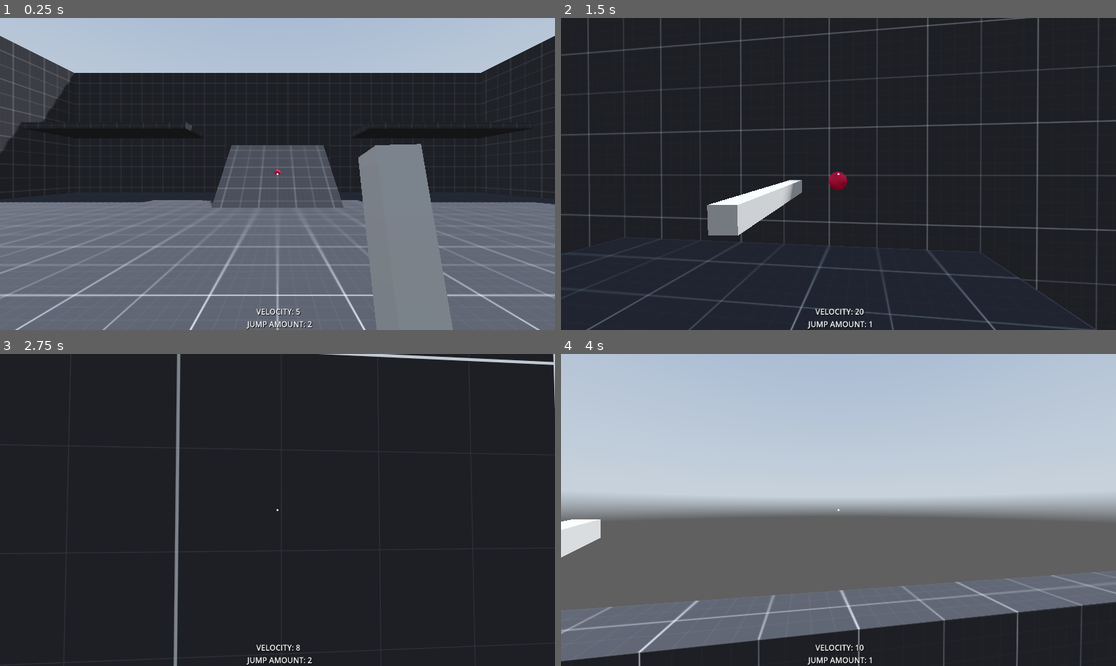
Above: before the commit, frames 1-4 (two rows, left to right).
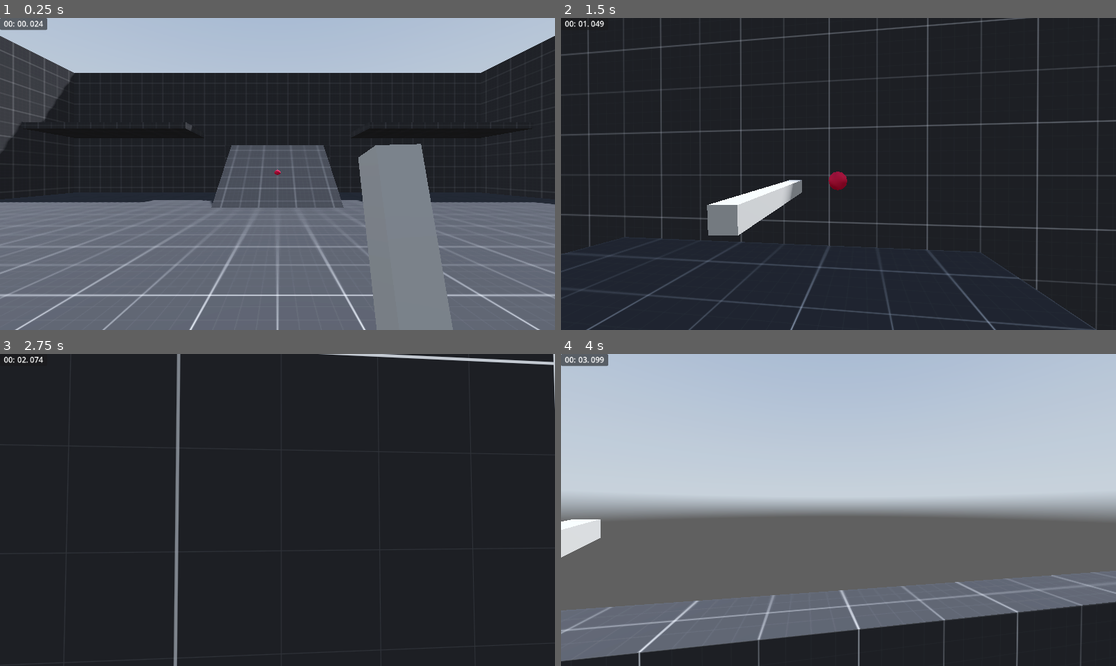
Above: after the commit, the same moments.

Repository: fearbucker/FirstPersonPlatformer
Game: Godot game, scene res://Levels/Main/L_Main.tscn
Same seed, same stepped clock (60 frames per second), same inputs: the game is played once before the commit and once after it. A sky picture missing from this copy of the repository is replaced by a grey-blue gradient.
Inputs (mouse positions are in pixels of both pictures, inside the frame that each line leads up to):
- Up to frame 1 (0.25 s): no input
- Up to frame 2 (1.5 s): move the mouse to (866, 174) at 0.52 s; hold W (move_forward) from 0.53 s (still down); click (866, 174) at 0.6 s; tap Space (jump) at 0.77 s; move the mouse to (810, 174) at 1.27 s; click (810, 174) at 1.35 s
- Up to frame 3 (2.75 s): keep holding W (move_forward); tap Space (jump) at 1.52 s; move the mouse to (288, 503) at 2.02 s; hold Ctrl (crouch) from 2.03 s (still down); click (288, 503) at 2.3 s
- Up to frame 4 (4 s): keep holding W (move_forward); move the mouse to (832, 516) at 2.77 s; release Ctrl (crouch) at 2.78 s; tap E (ePress) at 2.85 s; tap Space (jump) at 3.02, 3.77 s; click (832, 516) at 3.05 s; move the mouse to (877, 513) at 3.52 s; tap Q (hook) at 3.6 s; click (877, 513) at 3.8 s

The runs differ from the first frame. In frame 1, 0.6% of the frame differs, in the area x 0-57%, y 0-100%; in frame 2, 0.3%; in frame 3, 0.3%; in frame 4, 0.6%.

Commit message:
Added main menu

Diff:
--- /dev/null
+++ b/Levels/Level Select.gd
@@ -0,0 +1,15 @@
+extends Control
+@onready var level_1 = $"Level 1"
+
+
+# Called when the node enters the scene tree for the first time.
+func _ready():
+	pass # Replace with function body.
+
+
+# Called every frame. 'delta' is the elapsed time since the previous frame.
+func _process(delta):
+	pass
+
+func _on_level_1_pressed():
+	get_tree().change_scene_to_file("res://Levels/Main/L_Main.tscn")
--- /dev/null
+++ b/Levels/Level Select.tscn
@@ -0,0 +1,29 @@
+[gd_scene load_steps=2 format=3 uid="uid://dfq4mocy1ygeg"]
+
+[ext_resource type="Script" path="res://Levels/Level Select.gd" id="1_gpur5"]
+
+[node name="Level Select" type="Control"]
+layout_mode = 3
+anchors_preset = 15
+anchor_right = 1.0
+anchor_bottom = 1.0
+grow_horizontal = 2
+grow_vertical = 2
+script = ExtResource("1_gpur5")
+
+[node name="Level 1" type="Button" parent="."]
+layout_mode = 1
+anchors_preset = 8
+anchor_left = 0.5
+anchor_top = 0.5
+anchor_right = 0.5
+anchor_bottom = 0.5
+offset_left = -542.0
+offset_top = -278.0
+offset_right = -408.0
+offset_bottom = -238.0
+grow_horizontal = 2
+grow_vertical = 2
+text = "LEVEL 1"
+
+[connection signal="pressed" from="Level 1" to="." method="_on_level_1_pressed"]
--- /dev/null
+++ b/Levels/Main Scene.gd
@@ -0,0 +1,19 @@
+extends Control
+
+
+# Called when the node enters the scene tree for the first time.
+func _ready():
+	pass # Replace with function body.
+
+
+# Called every frame. 'delta' is the elapsed time since the previous frame.
+func _process(delta):
+	pass
+
+
+func _on_play_pressed():
+	get_tree().change_scene_to_file("res://Levels/Level Select.tscn")
+
+
+func _on_quit_pressed():
+	get_tree().quit()
--- /dev/null
+++ b/Levels/Main Scene.tscn
@@ -0,0 +1,54 @@
+[gd_scene load_steps=2 format=3 uid="uid://bx52h205ix0vj"]
+
+[ext_resource type="Script" path="res://Levels/Main Scene.gd" id="1_wa5t5"]
+
+[node name="Main Scene" type="Control"]
+layout_mode = 3
+anchors_preset = 15
+anchor_right = 1.0
+anchor_bottom = 1.0
+grow_horizontal = 2
+grow_vertical = 2
+script = ExtResource("1_wa5t5")
+metadata/_edit_use_anchors_ = true
+
+[node name="Menu" type="Control" parent="."]
+layout_mode = 1
+anchors_preset = 15
+anchor_right = 1.0
+anchor_bottom = 1.0
+grow_horizontal = 2
+grow_vertical = 2
+
+[node name="Play" type="Button" parent="Menu"]
+layout_mode = 1
+anchors_preset = 8
+anchor_left = 0.5
+anchor_top = 0.5
+anchor_right = 0.5
+anchor_bottom = 0.5
+offset_left = -132.5
+offset_top = -85.5
+offset_right = 132.5
+offset_bottom = -0.5
+grow_horizontal = 2
+grow_vertical = 2
+text = "PLAY"
+
+[node name="Quit" type="Button" parent="Menu"]
+layout_mode = 1
+anchors_preset = 8
+anchor_left = 0.5
+anchor_top = 0.5
+anchor_right = 0.5
+anchor_bottom = 0.5
+offset_left = -132.5
+offset_top = 33.0
+offset_right = 132.5
+offset_bottom = 118.0
+grow_horizontal = 2
+grow_vertical = 2
+text = "QUIT"
+
+[connection signal="pressed" from="Menu/Play" to="." method="_on_play_pressed"]
+[connection signal="pressed" from="Menu/Quit" to="." method="_on_quit_pressed"]
--- a/Levels/Main/L_Main.tscn
+++ b/Levels/Main/L_Main.tscn
@@ -6,7 +6,7 @@
 [ext_resource type="PackedScene" uid="uid://cdn7d5mxwdyks" path="res://Levels/Main/Geometry/Wall.tscn" id="3_jw8hm"]
 [ext_resource type="Material" uid="uid://sofvlrq3jmka" path="res://Levels/Main/Materials/M_Dark.tres" id="4_m7xar"]
 [ext_resource type="Texture2D" uid="uid://bsypmdejmb4hv" path="res://Levels/Main/sky.exr" id="6_udrwv"]
-[ext_resource type="Script" path="res://Levels/Main/Label.gd" id="7_c533u"]
+[ext_resource type="Script" path="res://Levels/Main/timer.gd" id="7_k1nvq"]
 
 [sub_resource type="BoxMesh" id="BoxMesh_egctf"]
 size = Vector3(8, 4, 4)
@@ -83,6 +83,8 @@
 [sub_resource type="StandardMaterial3D" id="StandardMaterial3D_w2nwh"]
 albedo_color = Color(0.690196, 0, 0.207843, 1)
 
+[sub_resource type="BoxShape3D" id="BoxShape3D_pln7j"]
+
 [node name="L_Main" type="Node3D"]
 script = ExtResource("1_km1jj")
 
@@ -302,28 +304,52 @@
 shadow_enabled = true
 directional_shadow_max_distance = 250.0
 
-[node name="Label" type="Label" parent="."]
-anchors_preset = 7
-anchor_left = 0.5
-anchor_top = 1.0
-anchor_right = 0.5
-anchor_bottom = 1.0
-offset_left = -594.0
-offset_top = -348.0
-offset_right = -554.0
-offset_bottom = -325.0
-grow_horizontal = 2
-grow_vertical = 0
-theme_override_colors/font_shadow_color = Color(0, 0, 0, 1)
-theme_override_colors/font_outline_color = Color(0, 0, 0, 1)
-horizontal_alignment = 1
-script = ExtResource("7_c533u")
-
 [node name="CSGSphere3D" type="CSGSphere3D" parent="."]
 radius = 0.2
 material = SubResource("StandardMaterial3D_w2nwh")
 
+[node name="CanvasLayer" type="CanvasLayer" parent="."]
+
+[node name="Panel" type="Panel" parent="CanvasLayer"]
+offset_right = 98.0
+offset_bottom = 25.0
+script = ExtResource("7_k1nvq")
+
+[node name="Minutes" type="Label" parent="CanvasLayer/Panel"]
+layout_mode = 0
+offset_left = -9.0
+offset_right = 31.0
+offset_bottom = 26.0
+text = "00:"
+horizontal_alignment = 2
+
+[node name="Seconds" type="Label" parent="CanvasLayer/Panel"]
+layout_mode = 0
+offset_left = 32.0
+offset_top = -1.0
+offset_right = 59.0
+offset_bottom = 25.0
+text = "00."
+horizontal_alignment = 2
+vertical_alignment = 1
+
+[node name="Msecs" type="Label" parent="CanvasLayer/Panel"]
+layout_mode = 0
+offset_left = 50.0
+offset_right = 90.0
+offset_bottom = 26.0
+text = "000"
+horizontal_alignment = 2
+
+[node name="VictoryZone" type="Area3D" parent="."]
+transform = Transform3D(1, 0, 0, 0, 1, 0, 0, 0, 1, 136.144, 45.1718, 12.0625)
+
+[node name="CollisionShape3D" type="CollisionShape3D" parent="VictoryZone"]
+transform = Transform3D(20, 0, 0, 0, 20, 0, 0, 0, 20, -5.17726, 8.76196, -6.19987)
+shape = SubResource("BoxShape3D_pln7j")
+
 [connection signal="body_entered" from="Player/Head/Camera/WeaponPivot/WeaponMesh/WeaponHitbox" to="Player" method="_on_weapon_hitbox_body_entered"]
+[connection signal="area_entered" from="VictoryZone" to="CanvasLayer/Panel" method="_on_victory_zone_area_entered"]
 
 [editable path="Player"]
 [editable path="Player/Head"]
--- /dev/null
+++ b/Levels/Main/timer.gd
@@ -0,0 +1,23 @@
+extends Panel
+
+var time: float = 0.0
+var minutes : int = 0
+var seconds: int = 0
+var msec: int = 0
+
+
+# Called every frame. 'delta' is the elapsed time since the previous frame.
+func _process(delta):
+	time+= delta
+	msec = fmod(time, 1) * 100
+	seconds = fmod(time, 60)
+	minutes = fmod(time, 3600) / 60
+	$Minutes.text = "%02d:" % minutes
+	$Seconds.text = "%02d." % seconds
+	$Msecs.text = "%03d" % msec
+
+func stop() -> void:
+	set_process(false)
+
+func _on_victory_zone_area_entered(area):
+	stop()
--- a/Player/Head.tscn
+++ b/Player/Head.tscn
@@ -328,6 +328,7 @@
 }
 
 [node name="HUDCamera" type="Camera2D" parent="."]
+visible = false
 
 [node name="Sprite2D" type="Sprite2D" parent="HUDCamera"]
 texture = ExtResource("2_5qd2e")
Not shown: 1 places in Levels/Main/L_Main.tscn that only renumber resources
